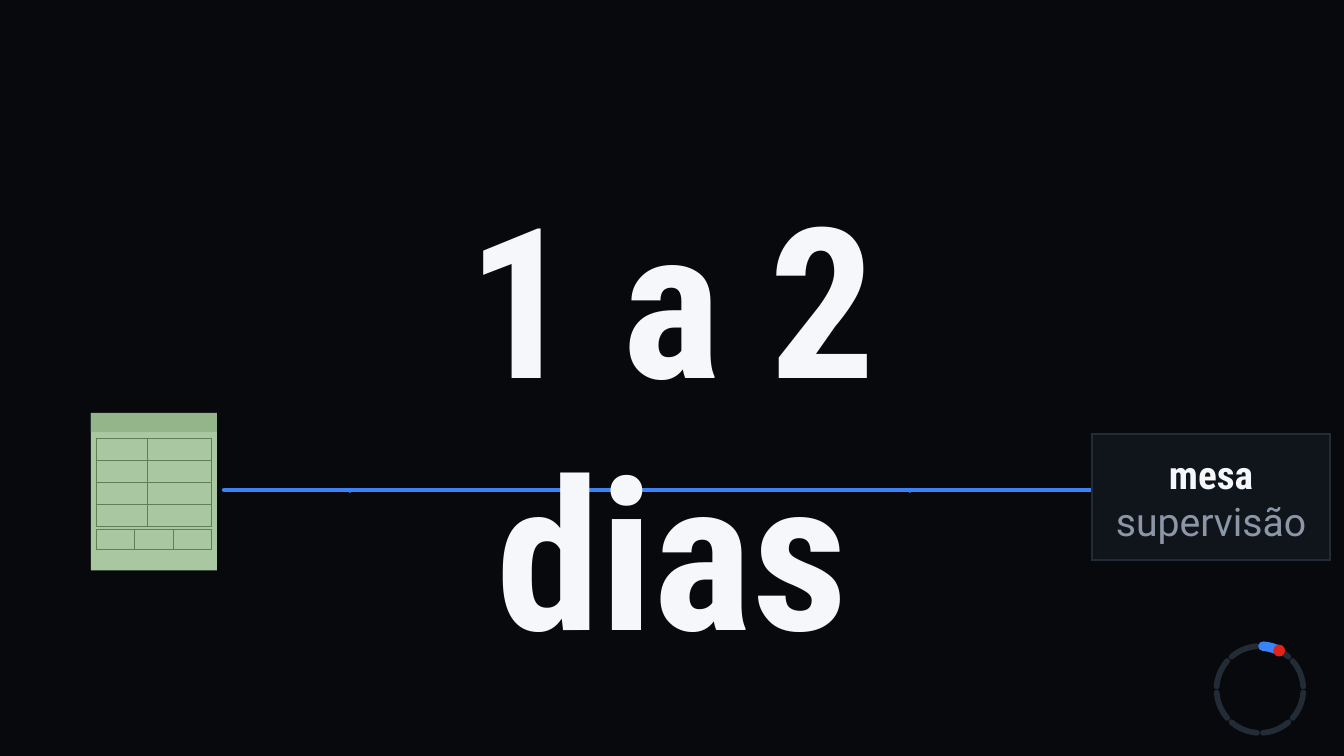
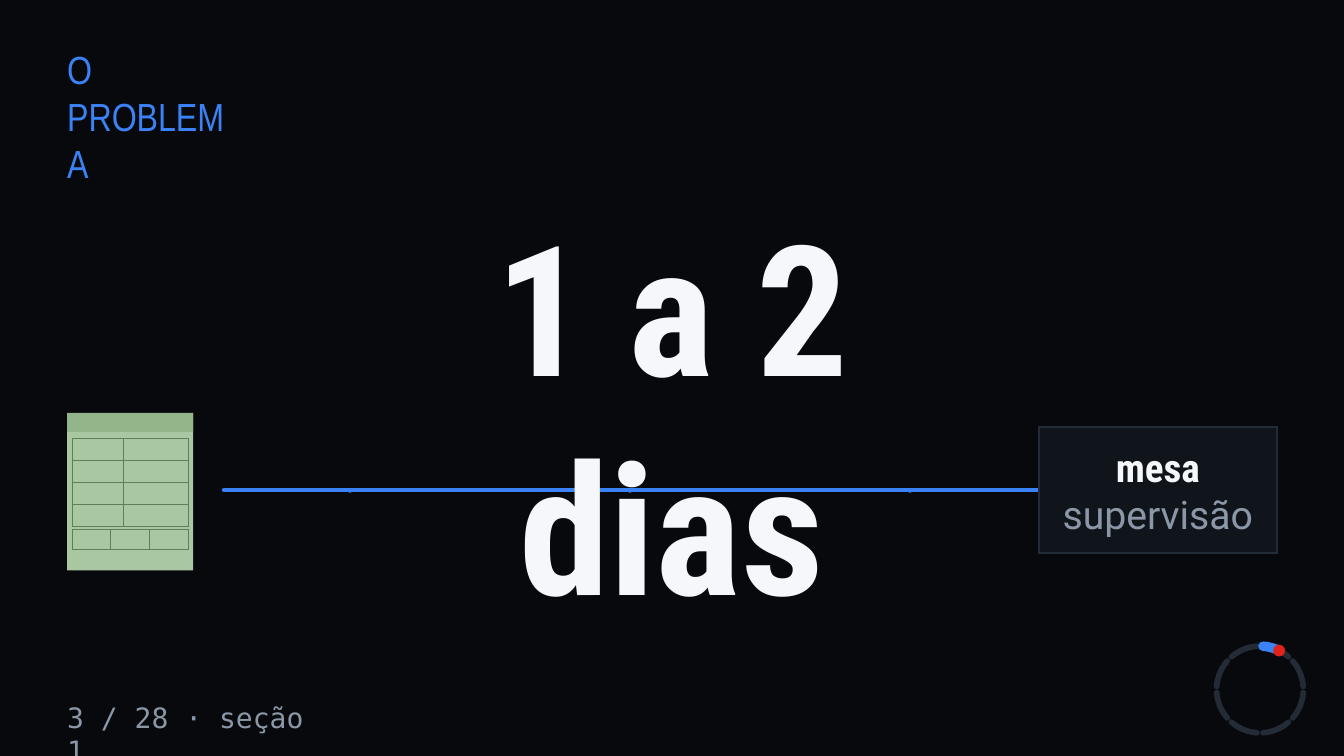
Before and after one commit to WilliamNRAmorim/Projetos, a slide deck: slide 7 of TCC/Apresentacao/GMS_Defesa.pptx. Drawn at 1344x756 pixels with LibreOffice and Linux fonts; fonts in the diff are those of the drawing. Boxes give left, top, right and bottom in pixels: in the first picture for what was removed or moved away, otherwise in the second. Text is boxed around its words. In the diff, an @@ line names an element or a change of style, - is before the commit and + after.

```diff
--- a/TCC/Apresentacao/GMS_Defesa.pptx
+++ b/TCC/Apresentacao/GMS_Defesa.pptx
@@ text added at [67, 56, 92, 85], 28 pt, text #3B82F6 @@
+O PROBLEMA
@@ text "1 a 2 dias": place and size @@
-text "1 a 2 dias" at [468, 226, 875, 632]
+text "1 a 2 dias" at [495, 244, 849, 597]
@@ text "1 a 2 dias" at [495, 244, 849, 597]: size 150 to 130 pt @@
@@ rectangle "mesa": place and size @@
-rectangle "mesa" at [1092, 435, 1330, 561]
+rectangle "mesa" at [1040, 427, 1277, 554]
@@ 7 rectangles, 4 lines: place and size @@
-7 rectangles, 4 lines at [91, 413, 217, 571]
+7 rectangles, 4 lines at [68, 413, 194, 571]
@@ line moved from (173, 529) - (173, 551) to (111, 529) - (111, 551) @@
@@ line moved from (135, 529) - (135, 551) to (149, 529) - (149, 551) @@
@@ text added at [67, 706, 303, 734], 20 pt, text #8B97A6 @@
+3 / 28 · seção 1
```
Also in this commit, not shown: 5 other slides changed, 15 other files.
